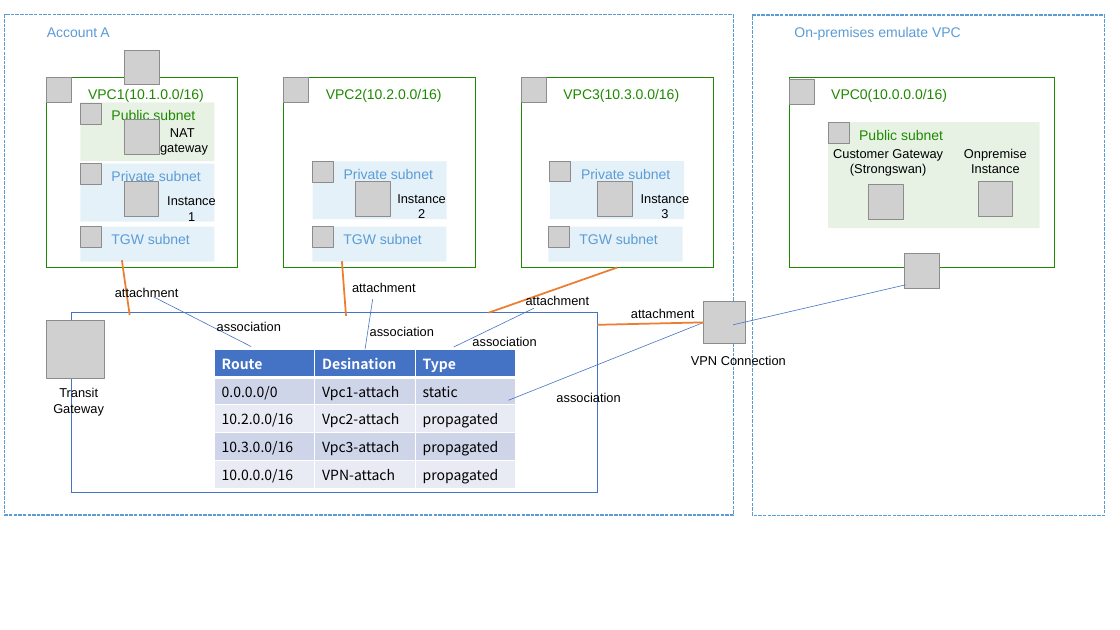
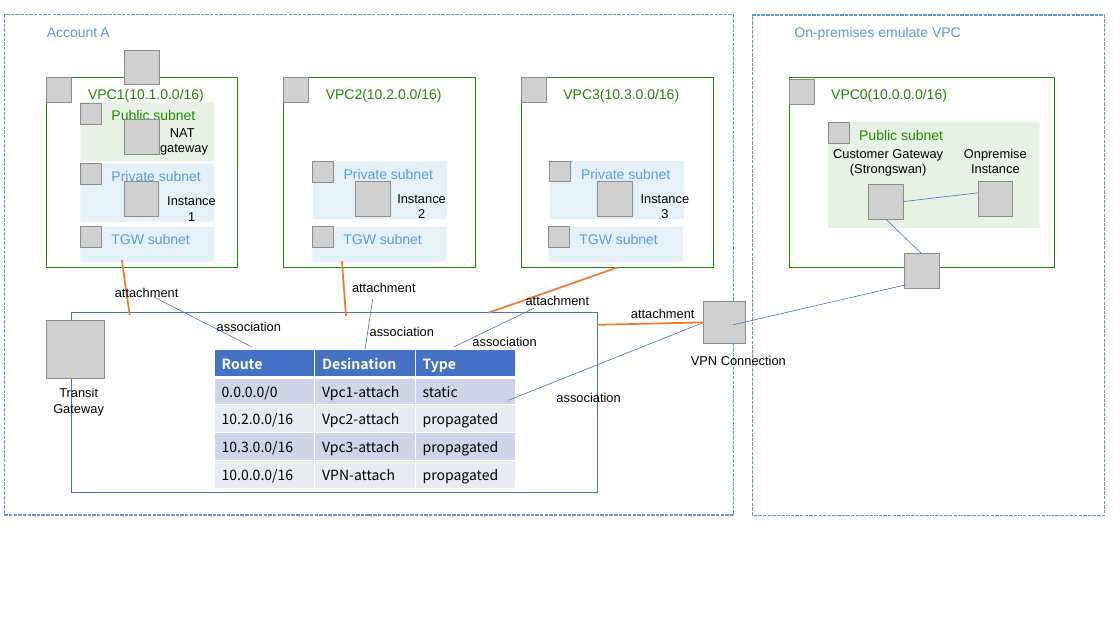
Before and after one commit to tomofuminijo/aws-transit-gateway-demo, a slide deck: slide 5 of images/images.pptx. Drawn at 1120x630 pixels with LibreOffice and Linux fonts; fonts in the diff are those of the drawing; grey boxes stand for pictures. Boxes give left, top, right and bottom in pixels: in the first picture for what was removed or moved away, otherwise in the second. Text is boxed around its words. In the diff, an @@ line names an element or a change of style, - is before the commit and + after.

```diff
--- a/images/images.pptx
+++ b/images/images.pptx
@@ line added from (978, 193) to (903, 202), #4472C4 0.5 pt @@
@@ line added from (922, 254) to (886, 219), #4472C4 0.5 pt @@
```
Also in this commit, not shown: 1 other file.
